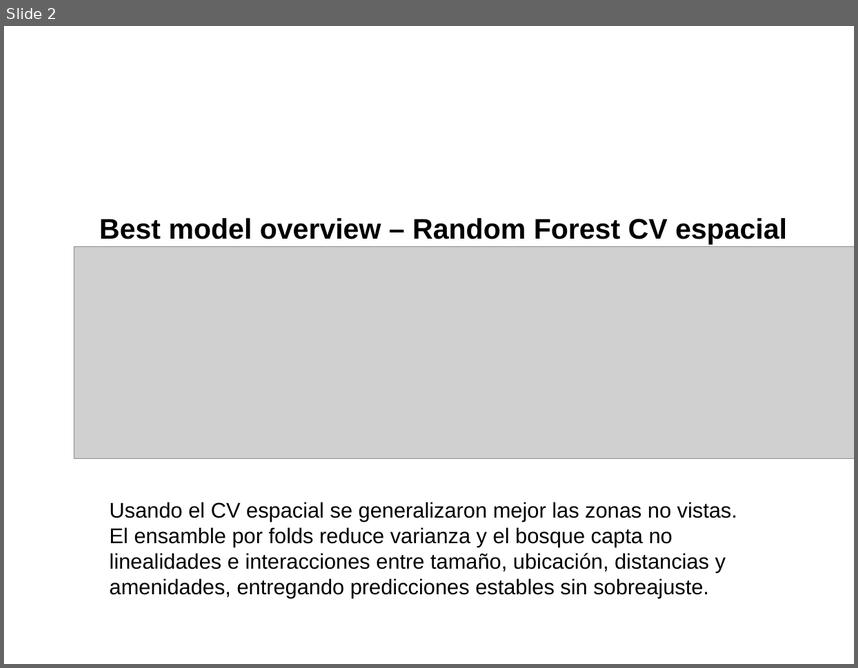
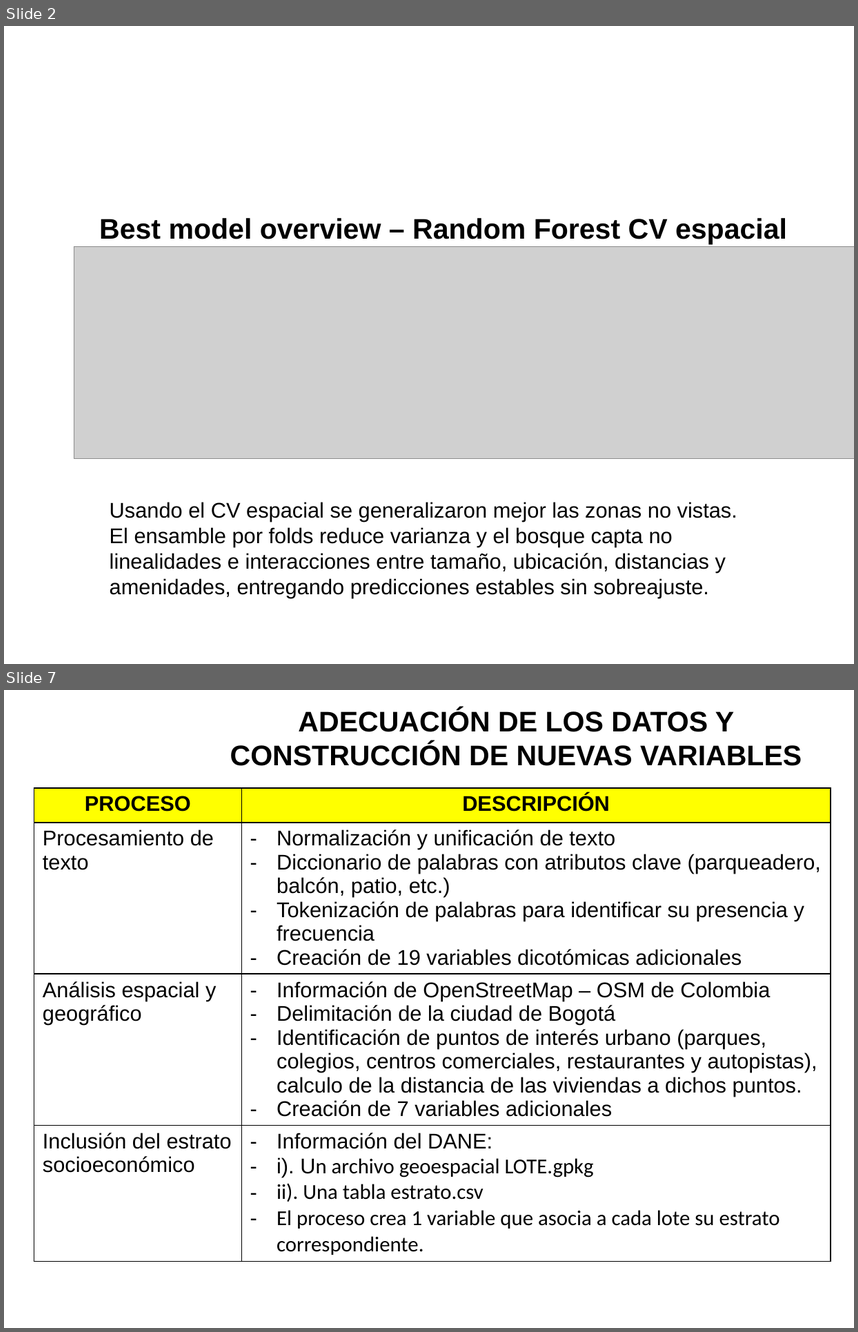
Before and after one commit to zoliverot/Taller3_Making-Money-with-ML, a slide deck: reports/slides/data_equipo_08.pptx. Shown one above the other, each under a label of ours: slide 2 before the commit, slides 2 and 7 after it; the slides between them are not shown. The pictures are 858x668 and 858x1332 pixels, drawn with LibreOffice and Linux fonts; fonts in the diff are those of the drawing; grey boxes stand for pictures; background and template pictures are left out. Boxes give left, top, right and bottom in pixels: in the first picture for what was removed or moved away, otherwise in the second. Text is boxed around its words. In the diff, an @@ line names an element or a change of style, - is before the commit and + after.

```diff
--- a/reports/slides/data_equipo_08.pptx
+++ b/reports/slides/data_equipo_08.pptx
@@ slide 7 added at bbox=[4, 690, 854, 1328], background picture (left out) @@
@@ title added at bbox=[230, 709, 802, 766], 24 pt, text #000000, bold @@
+ADECUACIÓN DE LOS DATOS Y CONSTRUCCIÓN DE NUEVAS VARIABLES
@@ table added at bbox=[34, 788, 831, 1281], 4 rows, 2 columns @@
+PROCESO | DESCRIPCIÓN
+Procesamiento de texto | Normalización y unificación de texto / Diccionario de palabras con atributos clave (parqueadero, balcón, patio, etc.) / Tokenización de palabras para identificar su presencia y frecuencia / Creación de 19 variables dicotómicas adicionales
+Análisis espacial y geográfico | Información de OpenStreetMap – OSM de Colombia / Delimitación de la ciudad de Bogotá / Identificación de puntos de interés urbano (parques, colegios, centros comerciales, restaurantes y autopistas), calculo de la distancia de las viviendas a dichos puntos. / Creación de 7 variables adicionales
+Inclusión del estrato socioeconómico | Información del DANE: / i). Un archivo geoespacial LOTE.gpkg / ii). Una tabla estrato.csv / El proceso crea 1 variable que asocia a cada lote su estrato correspondiente.
```
Also in this commit, not shown: 10 other slides added.
